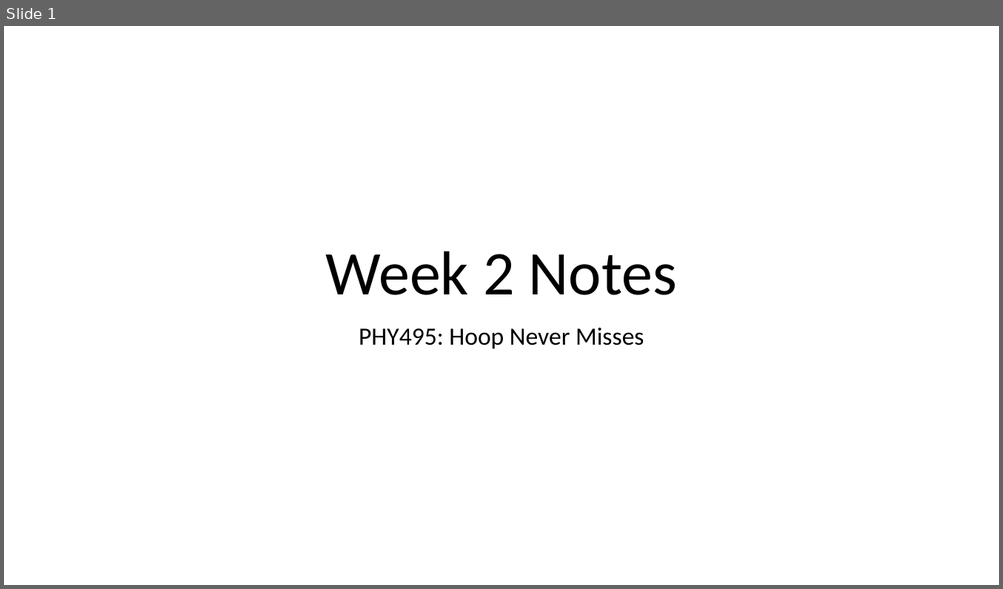
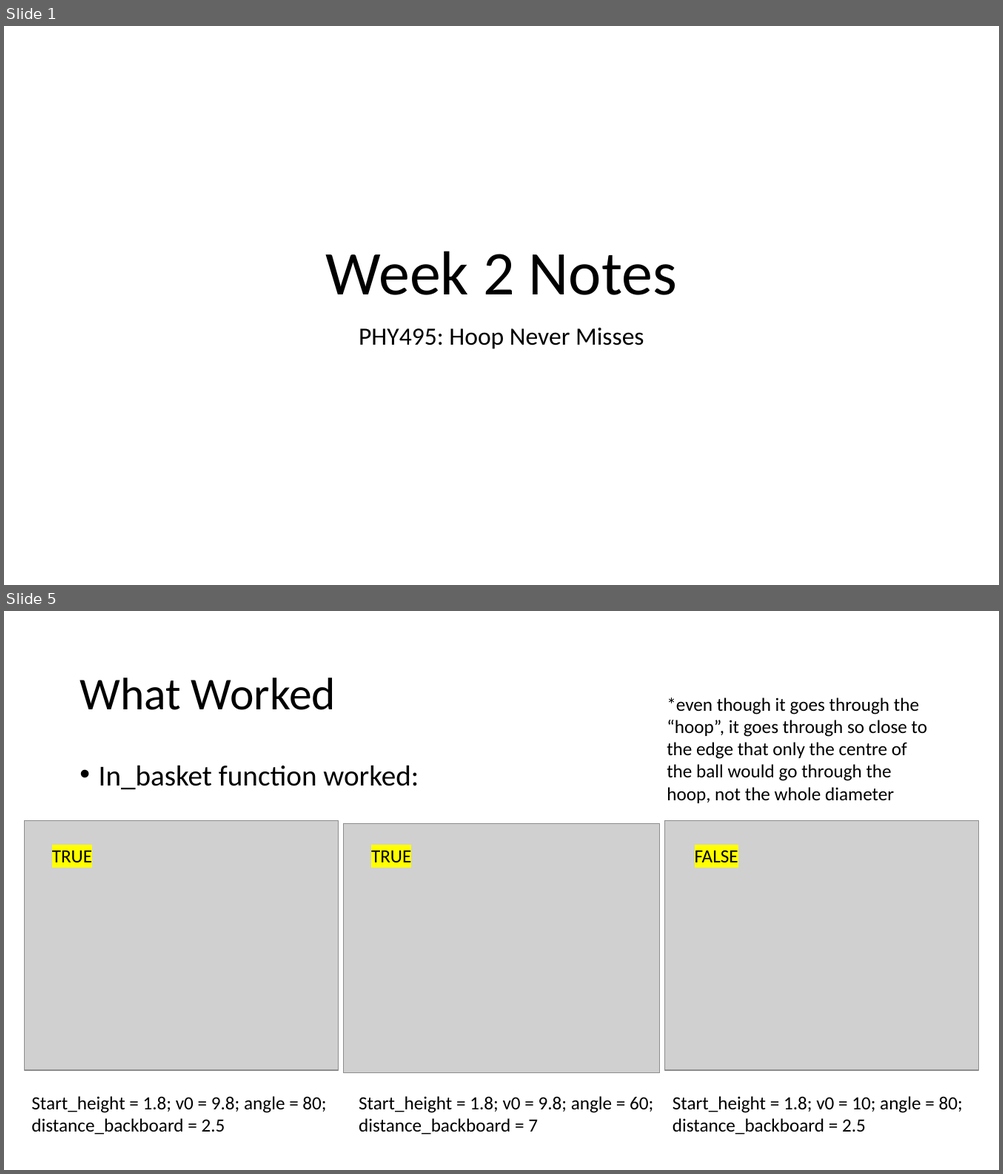
Before and after one commit to cawelch/hoop-never-misses, a slide deck: Weekly Presentations/Week 2.pptx. Shown one above the other, each under a label of ours: slide 1 before the commit, slides 1 and 5 after it; the slides between them are not shown. The pictures are 1003x589 and 1003x1174 pixels, drawn with LibreOffice and Linux fonts; fonts in the diff are those of the drawing; grey boxes stand for pictures. Boxes give left, top, right and bottom in pixels: in the first picture for what was removed or moved away, otherwise in the second. Text is boxed around its words. In the diff, an @@ line names an element or a change of style, - is before the commit and + after.

Commit message:
Working 2D trajectories and in_basket, worked on 3D a bit (plotting still not working)

```diff
--- a/Weekly Presentations/Week 2.pptx
+++ b/Weekly Presentations/Week 2.pptx
@@ slide 5 added at [4,611,999,1170], background #FFFFFF @@
@@ title added at [79,678,336,710], 44 pt, text #000000 @@
+What Worked
@@ text added at [666,698,927,803], 18 pt, text #000000 @@
+*even though it goes through the “hoop”, it goes through so close to the edge that only the centre of the ball would go through the hoop, not the whole diameter
@@ text added at [99,765,418,790], 28 pt, text #000000 @@
+• In_basket function worked:
@@ picture added at [24,820,338,1071] @@
@@ picture added at [344,823,660,1073] @@
@@ picture added at [665,820,979,1071] @@
@@ text added at [52,850,92,863], 18 pt, text #000000 @@
+TRUE
@@ text added at [371,850,411,863], 18 pt, text #000000 @@
+TRUE
@@ text added at [694,850,738,863], 18 pt, text #000000 @@
+FALSE
@@ text added at [31,1096,326,1135], 18 pt, text #000000 @@
+Start_height = 1.8; v0 = 9.8; angle = 80; distance_backboard = 2.5
@@ text added at [358,1096,653,1135], 18 pt, text #000000 @@
+Start_height = 1.8; v0 = 9.8; angle = 60; distance_backboard = 7
@@ text added at [672,1096,962,1135], 18 pt, text #000000 @@
+Start_height = 1.8; v0 = 10; angle = 80; distance_backboard = 2.5
```
Also in this commit, not shown: 7 slides changed, 1 slide removed, 2 other files.
